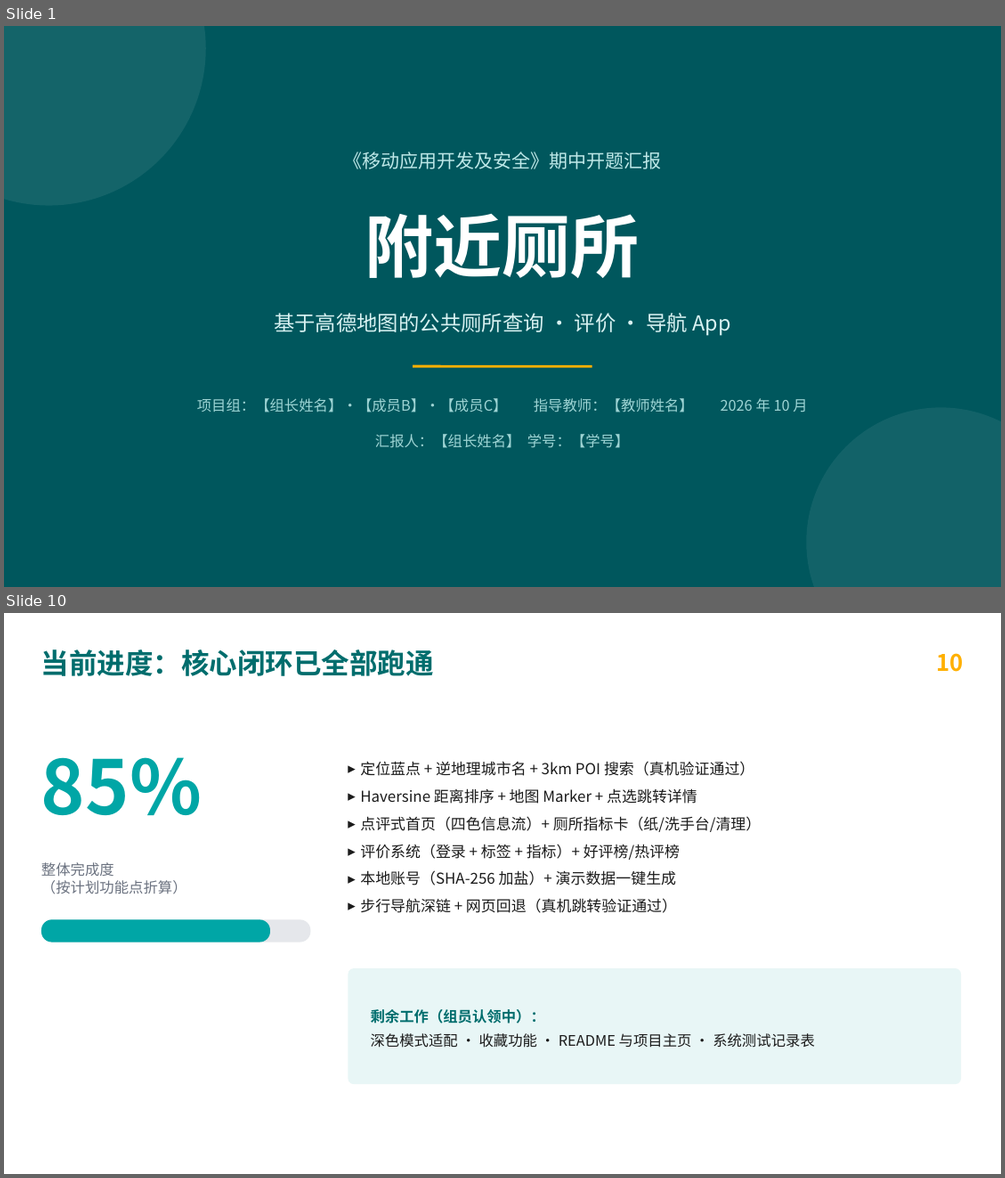
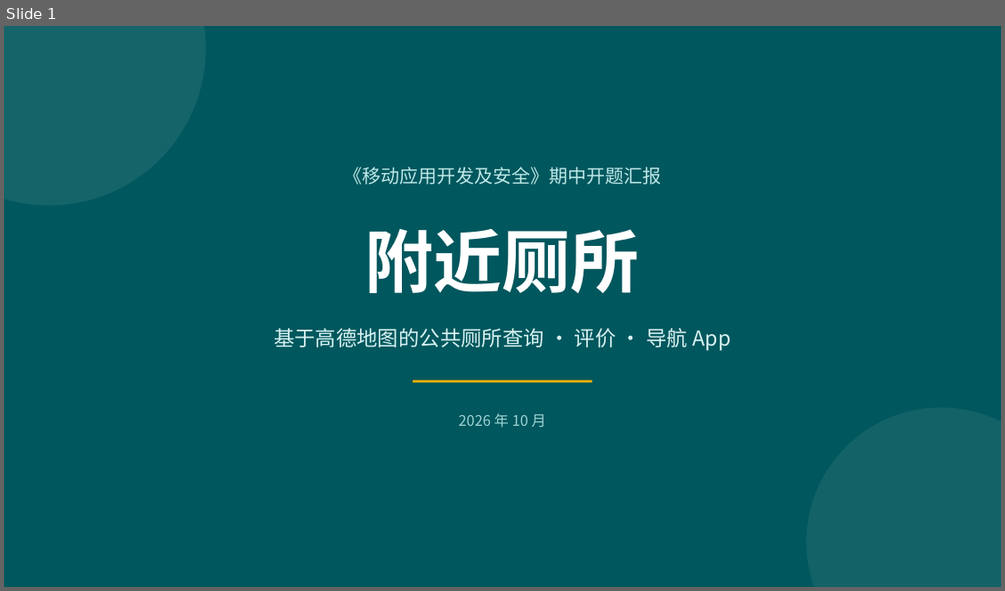
Before and after one commit to HeiCat233/lalmore, a slide deck: deliverables/期中开题汇报-附近厕所.pptx. Shown one above the other, each under a label of ours: slides 1 and 10 before the commit, slide 1 after it; the slides between them are not shown. The pictures are 1005x1178 and 1005x591 pixels, drawn with LibreOffice and Linux fonts; fonts in the diff are those of the drawing. Boxes give left, top, right and bottom in pixels: in the first picture for what was removed or moved away, otherwise in the second. Text is boxed around its words. In the diff, an @@ line names an element or a change of style, - is before the commit and + after.

```diff
--- a/deliverables/期中开题汇报-附近厕所.pptx
+++ b/deliverables/期中开题汇报-附近厕所.pptx
@@ slide 10 removed at box(4, 613, 1001, 1174), background #FFFFFF @@
@@ text removed at box(41, 649, 434, 676) @@
-当前进度：核心闭环已全部跑通
@@ text removed at box(936, 653, 963, 672) @@
-10
@@ text removed at box(41, 757, 202, 816) @@
-85%
@@ text removed at box(360, 761, 761, 913) @@
-▸ 定位蓝点 + 逆地理城市名 + 3km POI 搜索（真机验证通过）
-▸ Haversine 距离排序 + 地图 Marker + 点选跳转详情
-▸ 点评式首页（四色信息流）+ 厕所指标卡（纸/洗手台/清理）
-▸ 评价系统（登录 + 标签 + 指标）+ 好评榜/热评榜
-▸ 本地账号（SHA-256 加盐）+ 演示数据一键生成
-▸ 步行导航深链 + 网页回退（真机跳转验证通过）
@@ text removed at box(41, 862, 187, 894) @@
-整体完成度
-（按计划功能点折算）
@@ rounded rectangle removed at box(41, 919, 310, 942) @@
@@ rounded rectangle removed at box(41, 919, 270, 942) @@
@@ rounded rectangle removed at box(348, 968, 961, 1084) @@
@@ text removed at box(371, 1009, 815, 1047) @@
-剩余工作（组员认领中）：
-深色模式适配 · 收藏功能 · README 与项目主页 · 系统测试记录表
@@ slide 1 changed as well @@
@@ 3 texts, 1 line: place and size @@
-3 texts, 1 line at box(274, 151, 730, 366)
+3 texts, 1 line at box(274, 167, 730, 381)
@@ text at box(459, 413, 546, 427): text changed @@
-项目组：【组长姓名】·【成员B】·【成员C】 指导教师：【教师姓名】 2026 年 10 月
+2026 年 10 月
@@ text removed at box(375, 434, 630, 448) @@
-汇报人：【组长姓名】 学号：【学号】
```
Also in this commit, not shown: 3 other slides changed, 7 slides added, 9 other slides removed, 5 other files.
